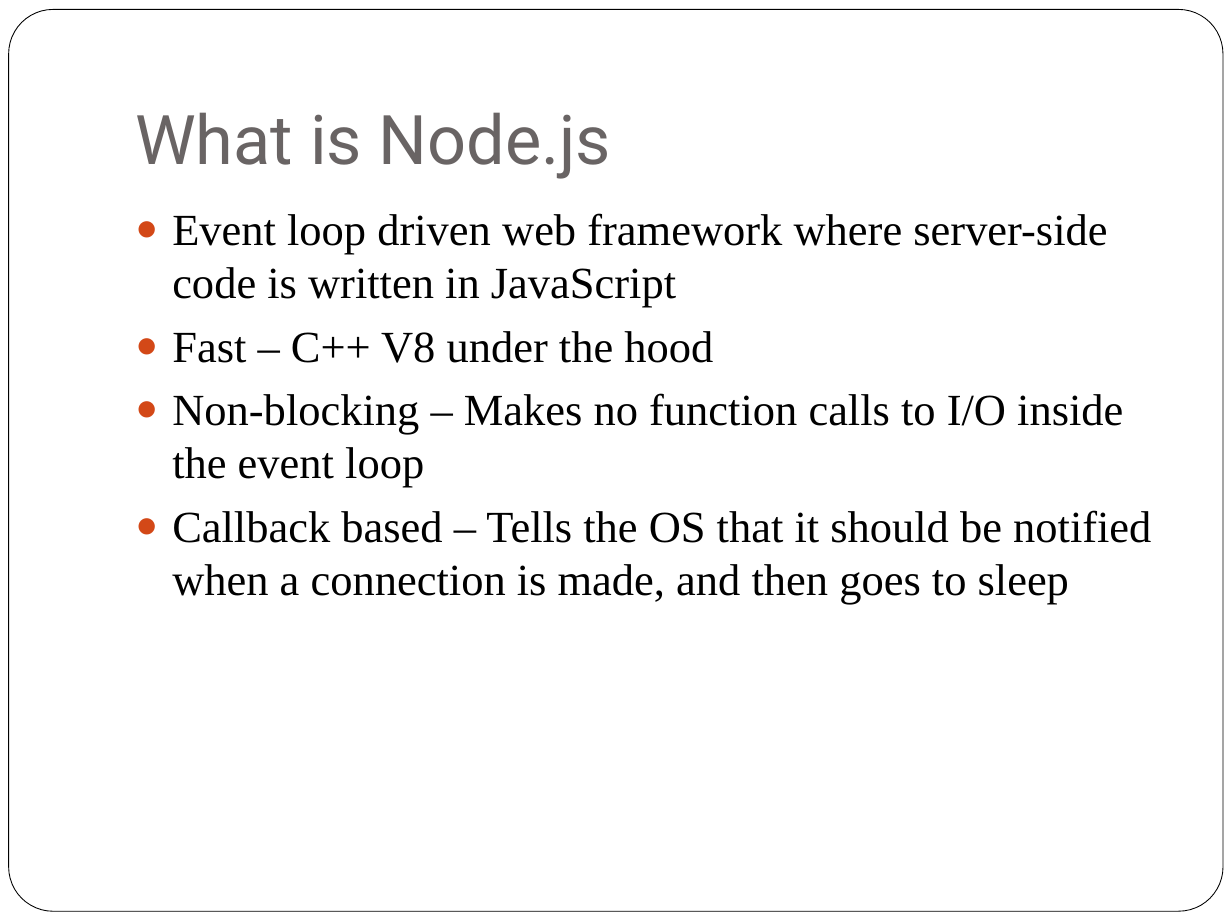
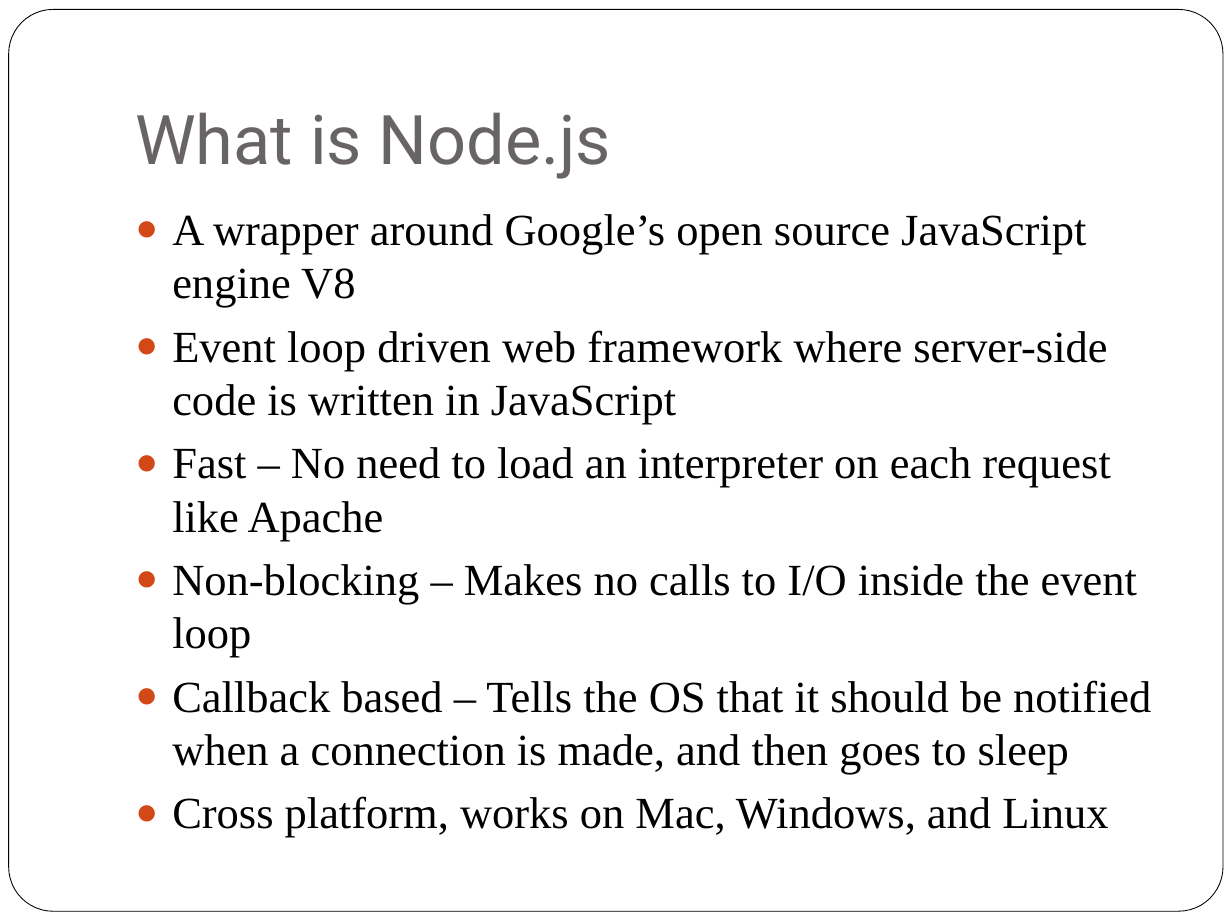
Before and after one commit to ZECTBynmo/SnackBot, a slide deck: slide 8 of SnackBot.pptx. Drawn at 1232x924 pixels with LibreOffice and Linux fonts; fonts in the diff are those of the drawing. Boxes give left, top, right and bottom in pixels: in the first picture for what was removed or moved away, otherwise in the second. Text is boxed around its words. In the diff, an @@ line names an element or a change of style, - is before the commit and + after.

Commit message:
powerpoint changes

```diff
--- a/SnackBot.pptx
+++ b/SnackBot.pptx
@@ text at box(172, 214, 1086, 307): paragraph added @@
+● A wrapper around Google’s open source JavaScript engine V8
@@ text at box(172, 447, 1137, 657): text changed @@
-● Fast – C++ V8 under the hood
-● Non-blocking – Makes no function calls to I/O inside the event loop
+● Fast – No need to load an interpreter on each request like Apache
+● Non-blocking – Makes no calls to I/O inside the event loop
@@ text at box(172, 796, 1108, 837): paragraph added @@
+● Cross platform, works on Mac, Windows, and Linux
```
Also in this commit, not shown: 6 other slides changed, 8 slides added, 1 slide removed.
